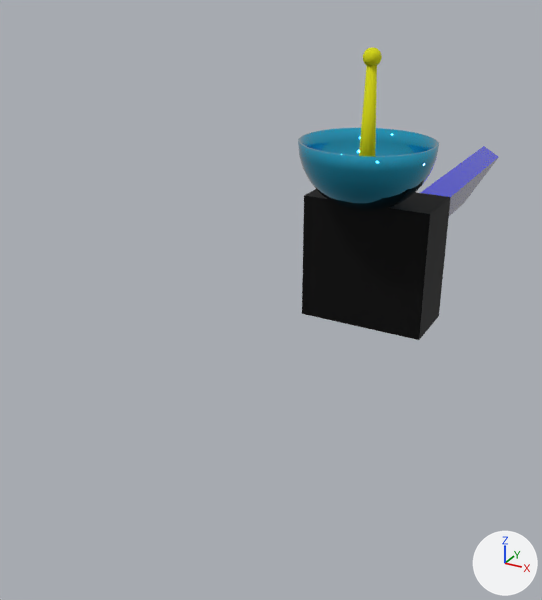
Before and after pictures for a commit that changed the glTF model tp2_satellite.glb.
Rendered twice from a 50 mm lens placed at (3.97, -10.09, 4.17), pointed at (-0.92, -1.2, -0.28). The lights are fixed; the arrows at lower right show +X, +Y and +Z. The picture after the commit comes second. Vertices at exactly the same position are counted once.
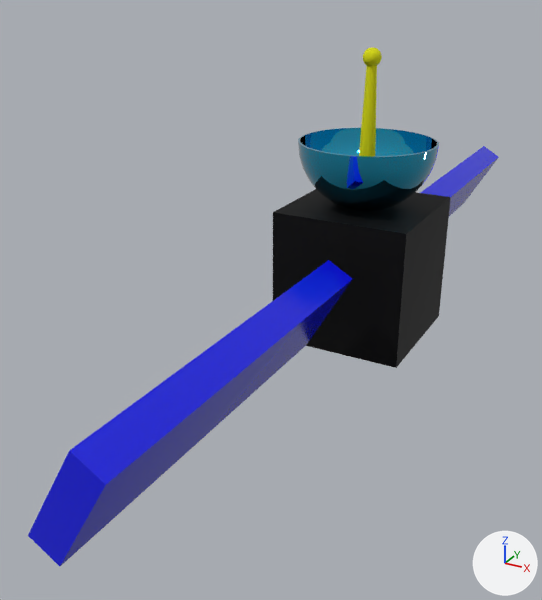
Commit message: added satellite to the scene

What differs and where, as boxes (x1, y1, x2, y2) in the pictures (542 x 600 px):
'Cube.001', surface changed, reshaped
    before: (421, 146, 499, 216)
    after: (28, 146, 499, 566)
'Cube', reshaped (19% wider, 18% taller)
    before: (302, 189, 451, 340)
    after: (273, 189, 451, 368)
'Cube.002', shading changed
    both: (298, 128, 439, 211)
part 1 of me_cube_002, added (black)
    after: (273, 196, 430, 368)
part 2 of me_cube_003, added (blue)
    after: (28, 260, 352, 566)

The change, as a list of edits to the scene's bpy script:
```text
Change mat_material_004:
    remove mat_material_004.coat_weight = 1.0
Change me_cube_002:
    used by ob_cube; location = (0.0, 0.0, 0.0)
    remove me_cube_002.from_pydata(...)  # 8 vertices, 12 faces; spans x -1.0..1.0, y 0.0..1.0, z -1.0..1.0
    add me_cube_002.from_pydata(...)  # 12 vertices, 22 faces; spans x -1.0..1.0, y -1.0..1.0, z -1.0..1.0
    me_cube_002 part 1
    4 vertices are added at (-1.0, -1.0, -1.0), (-1.0, -1.0, 1.0), (1.0, -1.0, -1.0), (1.0, -1.0, 1.0)
    10 new faces join them
Change me_cube_003:
    used by ob_cube_001; location = (0.0, 0.0, 0.0)
    remove me_cube_003.from_pydata(...)  # 8 vertices, 12 faces; spans x -0.5..0.5, y 1.56..6.48, z -0.67..0.67
    add me_cube_003.from_pydata(...)  # 16 vertices, 24 faces; spans x -0.5..0.5, y -6.48..6.48, z -0.67..0.67
    me_cube_003 part 2: the loose piece of 8 vertices spanning x -0.5..0.5, y 1.56..6.48, z -0.67..0.67 is copied, and the copy is mirrored in y about the mesh origin; it spans x -0.5..0.5, y -6.48..-1.56, z -0.67..0.67
Change me_cube_004:
    where me_cube_004.from_pydata(...)  # 514 vertices, 1024 faces; spans x -1.0..1.0, y -1.0..1.0, z 1.34..2.34
    used by ob_cube_002; location = (0.0, 0.0, -0.4)
    me_cube_004 part 3: its shading normals changed
```
